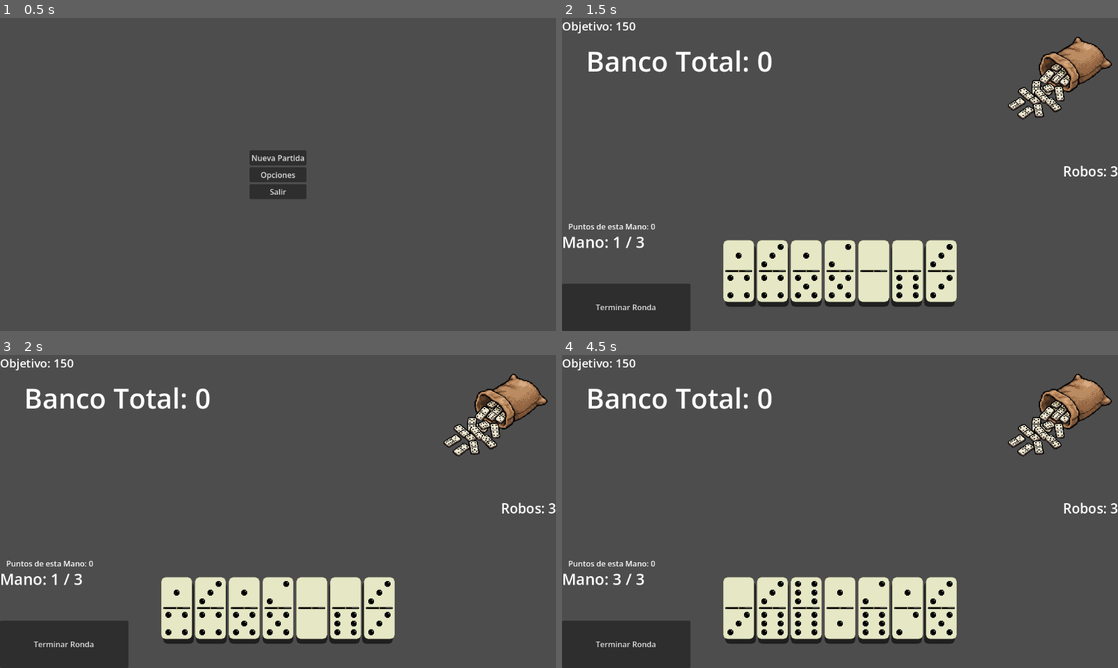
Above: before the commit, frames 1-4 (two rows, left to right).
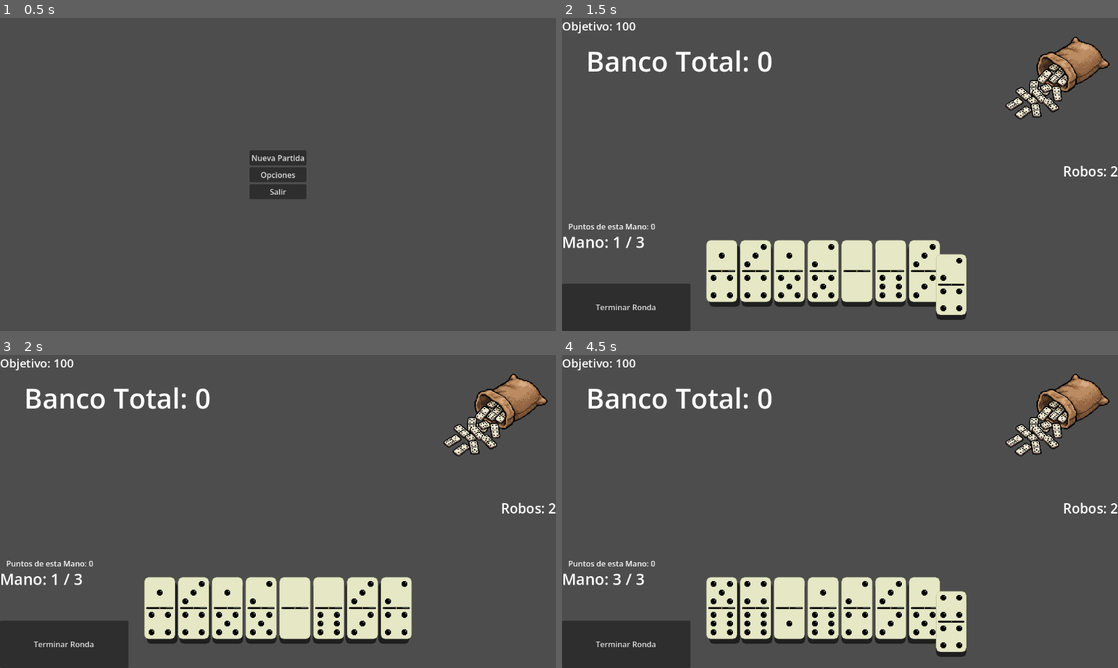
Above: after the commit, the same moments.

Repository: manuel051206/balatro-de-domino
Game: Godot game, scene res://_Scenes/MainMenu.tscn
Same seed, same stepped clock (60 frames per second), same inputs: the game is played once before the commit and once after it.
Inputs (mouse positions are in pixels of both pictures, inside the frame that each line leads up to):
- Up to frame 1 (0.5 s): no input
- Up to frame 2 (1.5 s): click "Nueva Partida" at 0.5 s; click (1056, 77) at 1.25 s
- Up to frame 3 (2 s): no input
- Up to frame 4 (4.5 s): click "Terminar Ronda" at 2 s; click (1056, 414) at 2.75 s; click "Terminar Ronda" at 3.5 s; click (1056, 414) at 4.25 s

Frame 1 is identical in both runs. In frame 2, 5.6% of the frame differs, in the area x 10-100%, y 1-97%; in frame 3, 4.2%; in frame 4, 6.0%.

Commit message:
Reciclaje de pozo, libertad de robo, y opciones de Debug en Menú Principal
Mecánica de Reciclaje de Fichas (Pozo):

Modificado el script de la Mano (nueva_ronda()) para que las fichas sobrantes al terminar una ronda no se destruyan permanentemente.

Ahora los valores de las fichas descartadas regresan al arreglo del pozo y este se mezcla (shuffle()) antes de repartir la nueva mano, manteniendo la probabilidad realista.

Ajuste de Balance (Libertad de Avaricia):

Se eliminó el bloqueo anti-trampas que impedía robar si el jugador tenía jugadas válidas. Ahora el jugador es libre de gastar sus robos buscando una ficha específica, asumiendo el riesgo de ser penalizado por la Escalera de Dolor al final de la ronda.

Integración del Modo Debug en UI y SaveManager:

Se añadió un CheckBox para activar/desactivar el "Modo Debug" directamente desde el panel de opciones del Menú Principal.

El SaveManager ahora guarda y carga este estado en los ajustes locales de la PC del jugador.

La escena de la Mesa fue actualizada para leer el ajuste de Debug desde el SaveManager en su función _ready(), sobrescribiendo el valor por defecto.

Diff:
--- a/_Scenes/MainMenu.tscn
+++ b/_Scenes/MainMenu.tscn
@@ -47,17 +47,17 @@
 anchor_top = 0.5
 anchor_right = 0.5
 anchor_bottom = 0.5
-offset_left = -90.0
-offset_top = -86.0
-offset_right = 84.0
-offset_bottom = 65.0
+offset_left = -93.5
+offset_top = -75.5
+offset_right = 93.5
+offset_bottom = 75.5
 grow_horizontal = 2
 grow_vertical = 2
 
 [node name="VBoxContainer" type="VBoxContainer" parent="PanelOpciones" unique_id=686951539]
 layout_mode = 0
-offset_right = 40.0
-offset_bottom = 40.0
+offset_right = 188.5
+offset_bottom = 189.0
 
 [node name="TituloOpciones" type="Label" parent="PanelOpciones/VBoxContainer" unique_id=805851371]
 layout_mode = 2
@@ -78,6 +78,15 @@
 step = 0.01
 value = 1.0
 
+[node name="CheckDebug" type="CheckBox" parent="PanelOpciones/VBoxContainer" unique_id=3140948]
+layout_mode = 2
+text = "Activar Modo Debug"
+
+[node name="Espaciador" type="Control" parent="PanelOpciones/VBoxContainer" unique_id=1642661265]
+custom_minimum_size = Vector2(0, 10)
+layout_mode = 2
+size_flags_vertical = 2
+
 [node name="BotonCerrarOpciones" type="Button" parent="PanelOpciones/VBoxContainer" unique_id=280367996]
 layout_mode = 2
 text = "Volver"
@@ -87,4 +96,5 @@
 [connection signal="pressed" from="VBoxContainer/BotonSalir" to="." method="_on_boton_salir_pressed"]
 [connection signal="toggled" from="PanelOpciones/VBoxContainer/CheckPantalla" to="." method="_on_check_pantalla_toggled"]
 [connection signal="value_changed" from="PanelOpciones/VBoxContainer/SliderVolumen" to="." method="_on_slider_volumen_value_changed"]
+[connection signal="toggled" from="PanelOpciones/VBoxContainer/CheckDebug" to="." method="_on_check_debug_toggled"]
 [connection signal="pressed" from="PanelOpciones/VBoxContainer/BotonCerrarOpciones" to="." method="_on_boton_cerrar_opciones_pressed"]
--- a/_Scenes/Mesa.tscn
+++ b/_Scenes/Mesa.tscn
@@ -25,6 +25,7 @@
 [node name="Mesa" type="Node2D" unique_id=1649123061]
 script = ExtResource("1_8bmom")
 modo_debug = false
+puntaje_objetivo_base = 100
 Sfx_PonerFicha = SubResource("AudioStreamRandomizer_n8kvq")
 
 [node name="Camera2D" type="Camera2D" parent="." unique_id=951271532]
--- a/_Scripts/Mesa.gd
+++ b/_Scripts/Mesa.gd
@@ -63,6 +63,8 @@
 var mouse_sobre_mesa: bool = false
 
 func _ready():
+	if SaveManager.cargar_ajustes():
+		modo_debug = SaveManager.datos_ajustes.get("modo_debug", false)
 	if mano:
 		mano.intento_de_jugada.connect(_validar_jugada)
 	# Intentamos cargar la partida
@@ -141,20 +143,6 @@
 		jugar_ficha(ficha, "derecha")
 		return
 
-# --- SISTEMA ANTI-TRAMPAS ---
-func jugador_tiene_jugada_valida() -> bool:
-	if es_primer_turno:
-		return true
-
-	for ficha in mano.fichas_en_mano:
-		var cabe_izq = (ficha.valor_izq == extremo_izquierdo or ficha.valor_der == extremo_izquierdo)
-		var cabe_der = (ficha.valor_izq == extremo_derecho or ficha.valor_der == extremo_derecho)
-
-		if cabe_izq or cabe_der:
-			return true
-
-	return false
-
 # --- EL GERENTE VISUAL ---
 func jugar_ficha(ficha: Ficha, lado: String, es_capicua: bool = false, es_reconstruccion: bool = false):
 	# Guarda el historial si es una jugada real
@@ -417,10 +405,6 @@
 	if juego_terminado:
 		return
 	if not modo_debug:
-		if jugador_tiene_jugada_valida():
-			_animar_temblor_boton()
-			return
-
 		if robos_restantes <= 0:
 			_animar_temblor_boton()
 			return
--- a/_Scripts/SaveManager.gd
+++ b/_Scripts/SaveManager.gd
@@ -66,7 +66,8 @@
 
 var datos_ajustes = {
 	"volumen": 1.0,
-	"pantalla_completa": false
+	"pantalla_completa": false,
+	"modo_debug": false
 }
 func guardar_ajustes():
 	var archivo = FileAccess.open(ruta_ajustes, FileAccess.WRITE)
--- a/_Scripts/main_menu.gd
+++ b/_Scripts/main_menu.gd
@@ -6,6 +6,7 @@
 @onready var slider_volumen = $PanelOpciones/VBoxContainer/SliderVolumen
 @onready var check_pantalla = $PanelOpciones/VBoxContainer/CheckPantalla
 @onready var contenedor_botones = $VBoxContainer
+@onready var check_debug = $PanelOpciones/VBoxContainer/CheckDebug
 
 func _ready():
 	# Nos aseguramos de que el panel de opciones esté oculto al iniciar
@@ -18,14 +19,19 @@
 	if SaveManager.cargar_ajustes():
 		var vol = SaveManager.datos_ajustes.get("volumen", 1.0)
 		var fullscreen = SaveManager.datos_ajustes.get("pantalla_completa", false)
+		var debug = SaveManager.datos_ajustes.get("modo_debug", false) # <--- ¡ESTA ES LA LÍNEA QUE FALTABA!
 
 		# Ajustamos los controles visuales
 		slider_volumen.value = vol
 		check_pantalla.button_pressed = fullscreen
 
+		if check_debug:
+			check_debug.button_pressed = debug
+
 		# Forzamos al motor de audio a aplicar el volumen cargado
 		_on_slider_volumen_value_changed(vol)
 	else:
+		boton_jugar.text = "Nueva Partida"
 		boton_jugar.text = "Nueva Partida"
 
 	# Sincronizamos el CheckBox con el estado actual de la pantalla
@@ -72,3 +78,9 @@
 	# Guardamos el cambio de volumen de inmediato
 	SaveManager.datos_ajustes["volumen"] = value
 	SaveManager.guardar_ajustes()
+
+
+func _on_check_debug_toggled(toggled_on: bool):
+	SaveManager.datos_ajustes["modo_debug"] = toggled_on
+	SaveManager.guardar_ajustes()
+	print("Ajustes de Debug guardados: ", toggled_on)
--- a/_Scripts/mi_mano.gd
+++ b/_Scripts/mi_mano.gd
@@ -171,30 +171,41 @@
 	# Reacomodamos la mano para cerrar el hueco que dejó
 	organizar_mano()
 
-# --- NUEVA RONDA (DESCARTAR Y ROBAR) ---
+# --- NUEVA RONDA (RECICLAR Y ROBAR) ---
 func nueva_ronda():
-	# 1. Limpiar las fichas actuales de la mano (descartarlas)
+	# 1. Devolver las fichas sobrantes al pozo antes de destruirlas
 	for ficha in fichas_en_mano:
+		# Rescatamos los valores de la ficha
+		var datos_rescatados = [ficha.valor_izq, ficha.valor_der]
+		pozo_de_fichas.append(datos_rescatados)
+
+		# Ahora sí, destruimos el nodo visual
 		ficha.queue_free()
+
 	fichas_en_mano.clear()
 	ficha_seleccionada_actual = null
 
-	# 2. Calcular cuántas podemos robar (máximo 7, o las que queden en el pozo)
+	print("Fichas recicladas al pozo. Total en pozo antes de robar: ", pozo_de_fichas.size())
+
+	# 2. Revolvemos el pozo para que todo sea aleatorio de nuevo
+	pozo_de_fichas.shuffle()
+
+	# 3. Calcular cuántas podemos robar (máximo 7, o las que queden)
 	var fichas_a_robar = min(7, pozo_de_fichas.size())
 
 	if fichas_a_robar == 0:
 		print("¡No quedan fichas en el pozo para una nueva ronda!")
 		return
 
-	# 3. Robamos las fichas nuevas
+	# 4. Robamos las fichas nuevas
 	for i in range(fichas_a_robar):
 		var datos = pozo_de_fichas.pop_back()
 		crear_ficha(datos[0], datos[1])
 
-	# 4. Acomodamos la nueva mano
+	# 5. Acomodamos la nueva mano
 	organizar_mano()
 	print("Nueva ronda iniciada. Fichas repartidas: ", fichas_a_robar)
-	print("Fichas restantes en el pozo: ", pozo_de_fichas.size())
+	print("Fichas restantes en el pozo tras repartir: ", pozo_de_fichas.size())
 
 # --- SISTEMA DE GUARDADO ---
 func obtener_datos_mano() -> Array:
